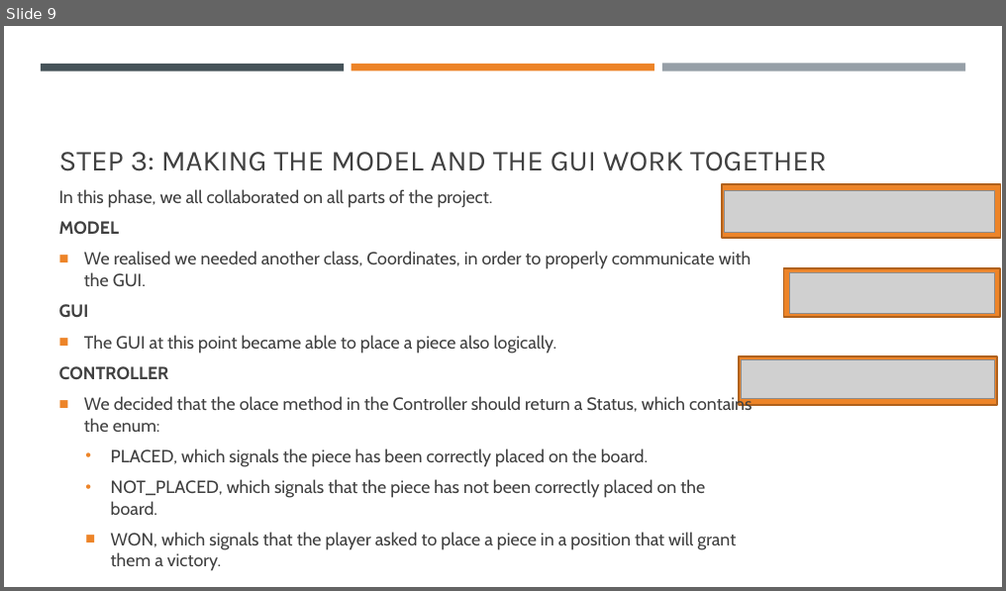
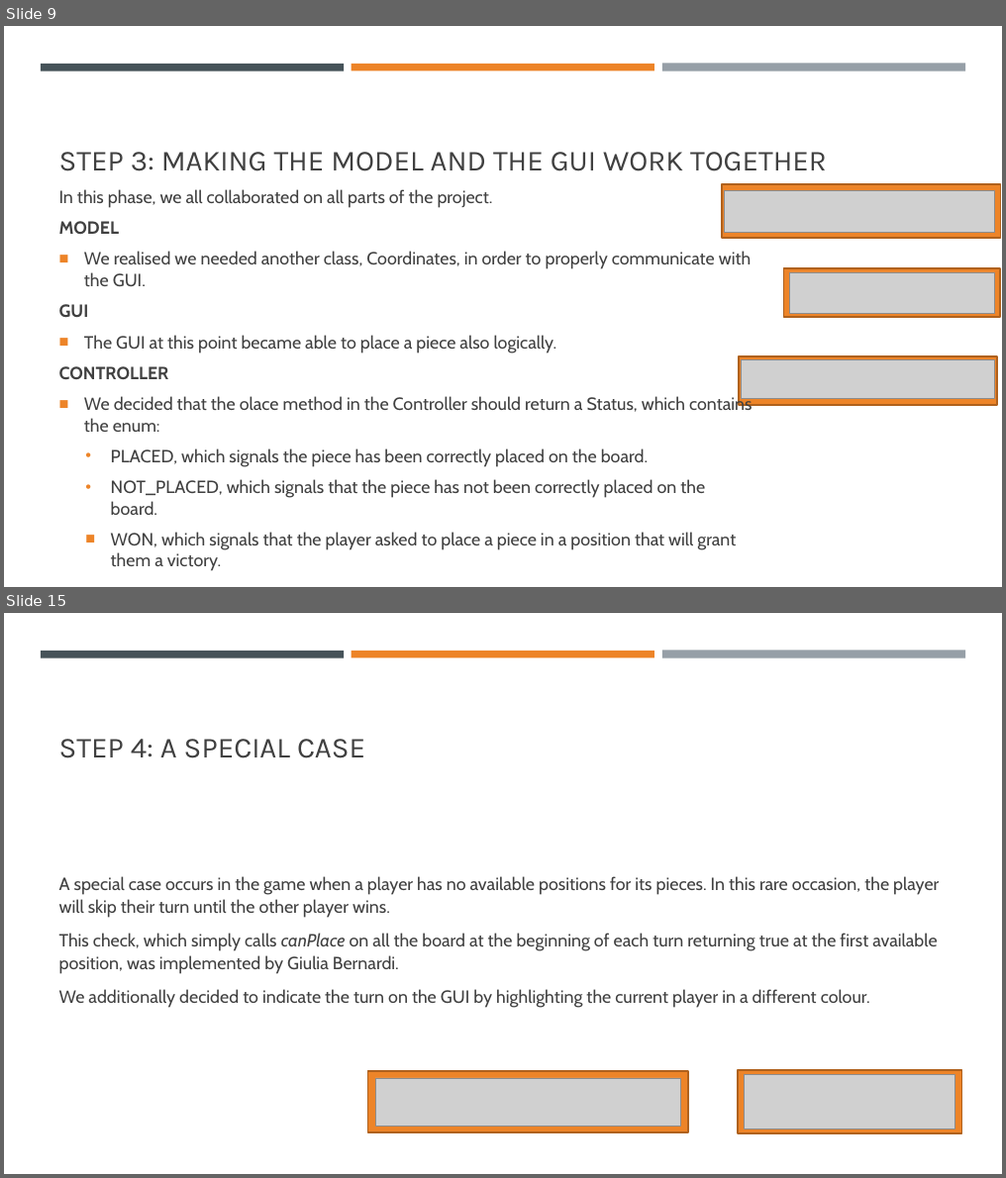
Before and after one commit to RodTol/Crossway, a slide deck: Crossway.pptx. Shown one above the other, each under a label of ours: slide 9 before the commit, slides 9 and 15 after it; the slides between them are not shown. The pictures are 1006x591 and 1006x1178 pixels, drawn with LibreOffice and Linux fonts; fonts in the diff are those of the drawing; grey boxes stand for pictures. Boxes give left, top, right and bottom in pixels: in the first picture for what was removed or moved away, otherwise in the second. Text is boxed around its words. In the diff, an @@ line names an element or a change of style, - is before the commit and + after.

```diff
--- a/Crossway.pptx
+++ b/Crossway.pptx
@@ slide 15 added at [4,613,1002,1174], background #FFFFFF; not listed: 3 template elements that a slide beside it also shows @@
@@ title added at [59,739,365,759], 28 pt, text #404040 @@
+STEP 4: A SPECIAL CASE
@@ text added at [59,876,939,1008], 17 pt, text #404040 @@
+A special case occurs in the game when a player has no available positions for its pieces. In this rare occasion, the player will skip their turn until the other player wins.
+This check, which simply calls canPlace on all the board at the beginning of each turn returning true at the first available position, was implemented by Giulia Bernardi.
+We additionally decided to indicate the turn on the GUI by highlighting the current player in a different colour.
@@ rectangle added at [368,1071,688,1134], fill #ED8428, outline #AF621E 1.75 pt @@
@@ picture added at [375,1078,680,1127] @@
@@ rectangle added at [738,1070,962,1134], fill #ED8428, outline #AF621E 1.75 pt @@
@@ picture added at [744,1075,954,1130] @@
```
Also in this commit, not shown: 1 slide changed, 10 other slides added.
